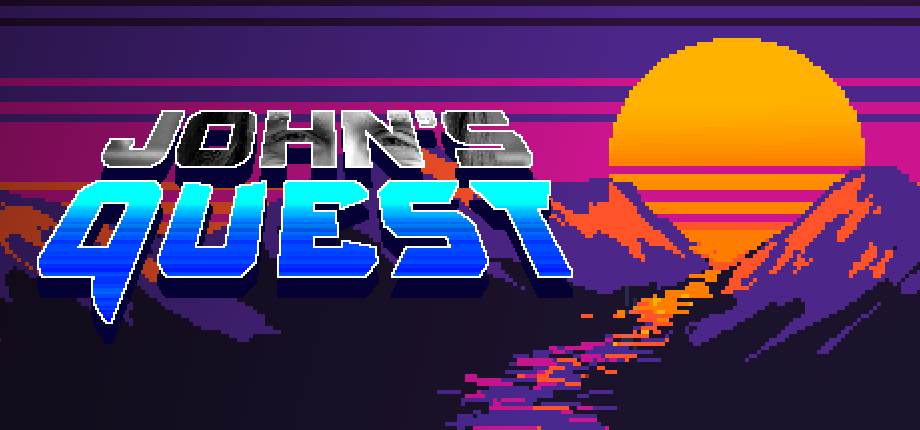
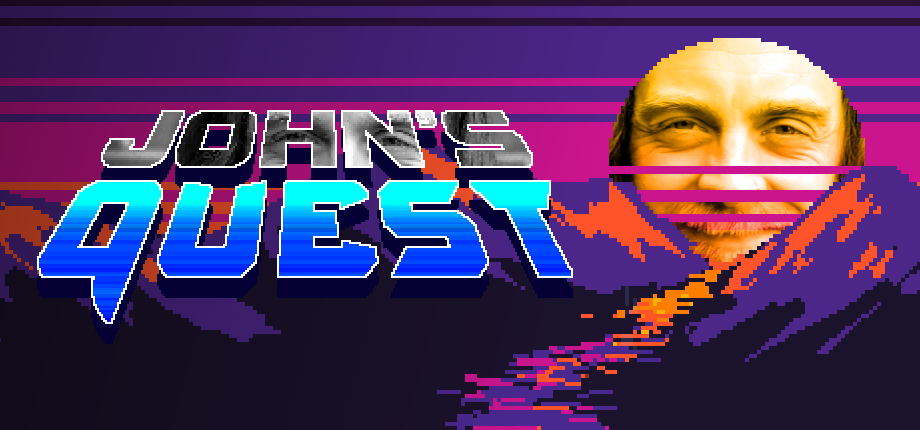
Revision of a layered 920 x 430 image; what changed, layer by layer:
renamed "Layer 2" to (unnamed layer), painted on it over [left=609, top=82, right=638, bottom=190]
renamed (unnamed layer) to "icon.png", blend normal → hard light, painted on it, masked it over [left=609, top=38, right=865, bottom=262]